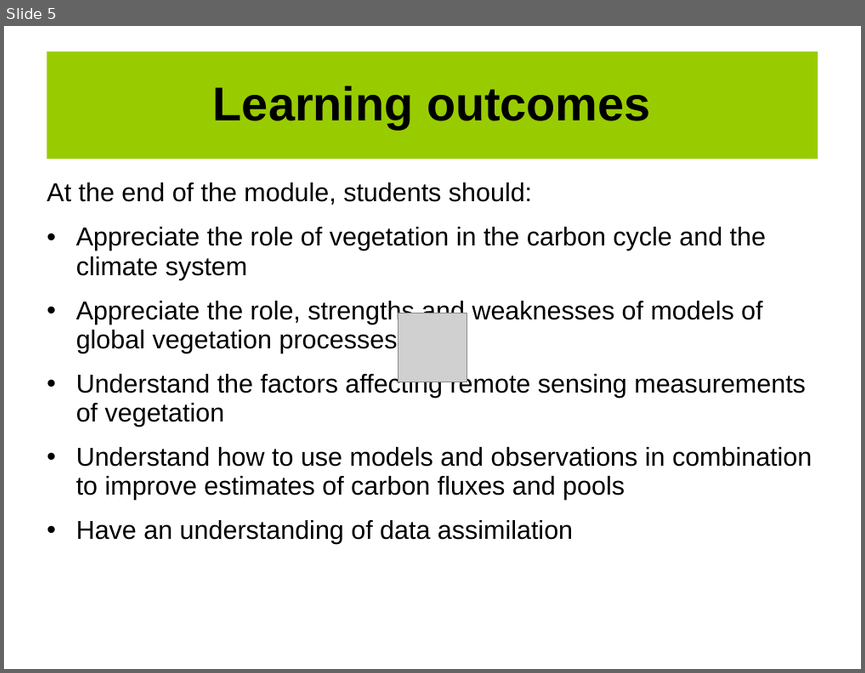
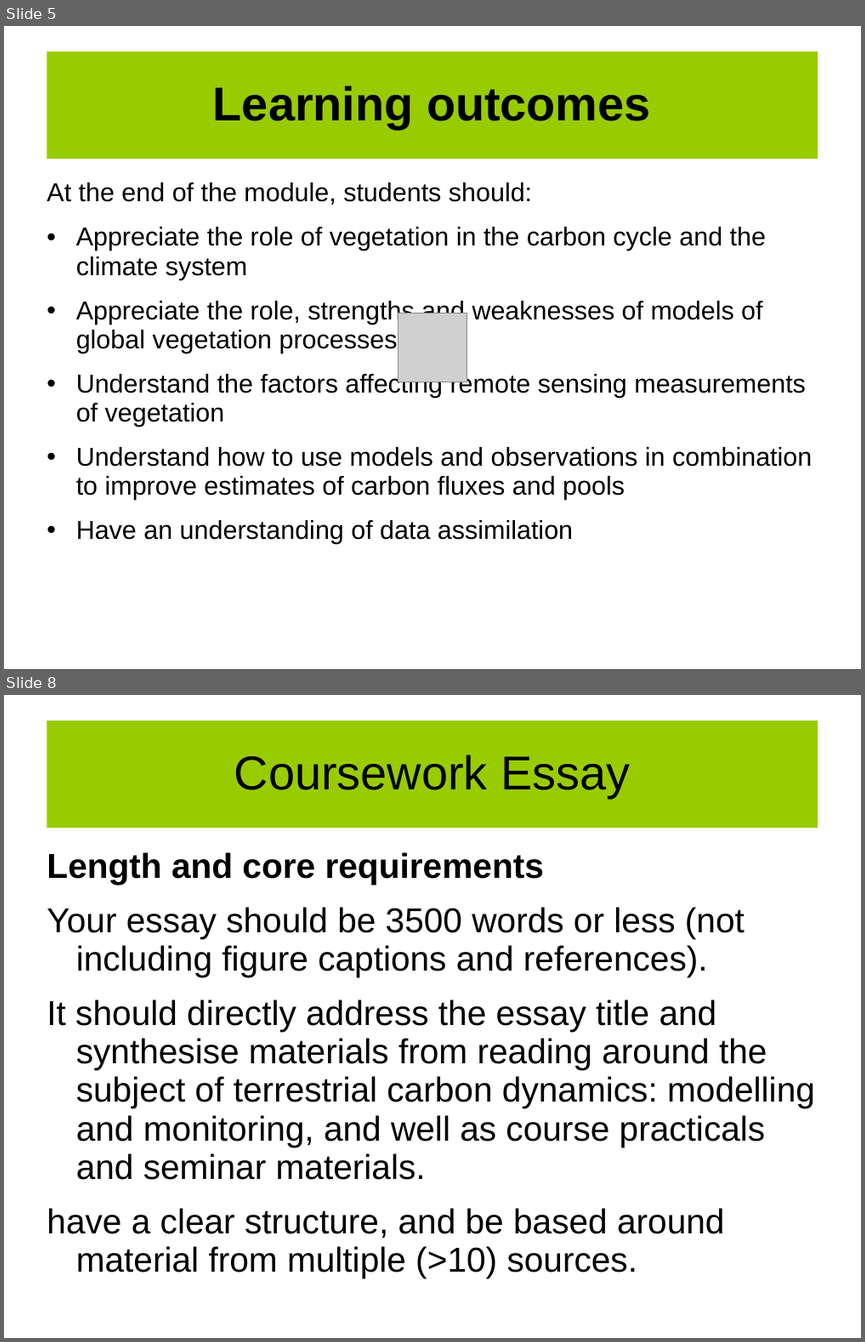
Before and after one commit to UCL-EO/geog0133, a slide deck: docs/ppt/GEOG0113-001.pptx. Shown one above the other, each under a label of ours: slide 5 before the commit, slides 5 and 8 after it; the slides between them are not shown. The pictures are 865x673 and 865x1342 pixels, drawn with LibreOffice and Linux fonts; fonts in the diff are those of the drawing; grey boxes stand for pictures; background and template pictures are left out. Boxes give left, top, right and bottom in pixels: in the first picture for what was removed or moved away, otherwise in the second. Text is boxed around its words. In the diff, an @@ line names an element or a change of style, - is before the commit and + after.

```diff
--- a/docs/ppt/GEOG0113-001.pptx
+++ b/docs/ppt/GEOG0113-001.pptx
@@ slide 8 added at [4,695,861,1338], background #FFFFFF @@
@@ title added at [46,721,818,828], fill #99CC00, 44 pt, text #000000 @@
+Coursework Essay
@@ text added at [46,852,815,1278], 32 pt, text #000000 @@
+Length and core requirements
+Your essay should be 3500 words or less (not including figure captions and references).
+It should directly address the essay title and synthesise materials from reading around the subject of terrestrial carbon dynamics: modelling and monitoring, and well as course practicals and seminar materials.
+have a clear structure, and be based around material from multiple (>10) sources.
```
Also in this commit, not shown: 1 slide changed, 5 other slides added.
